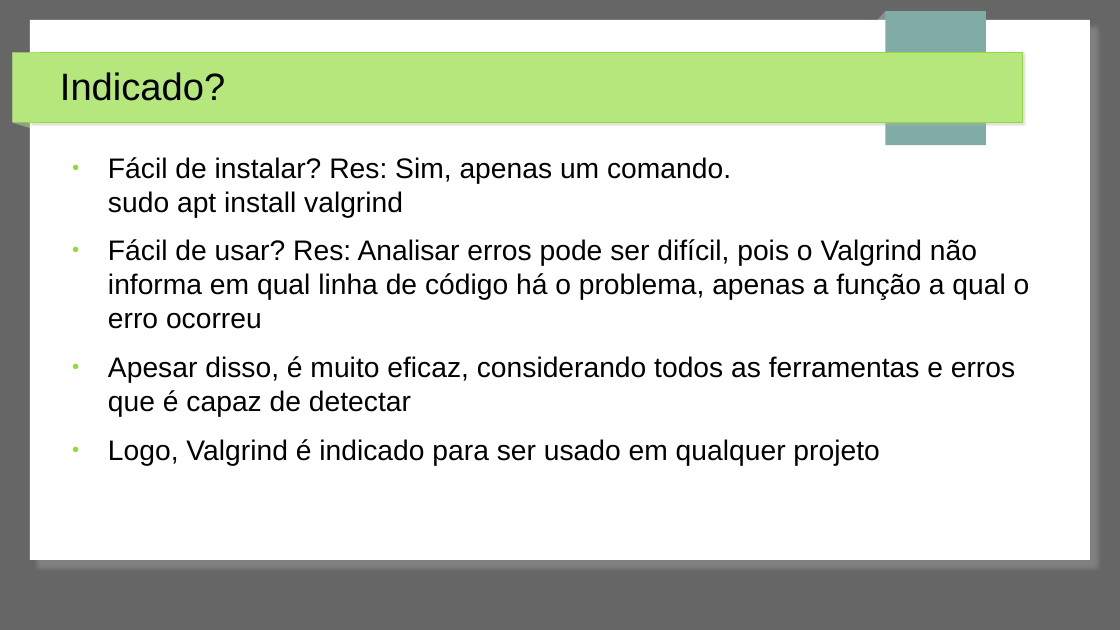
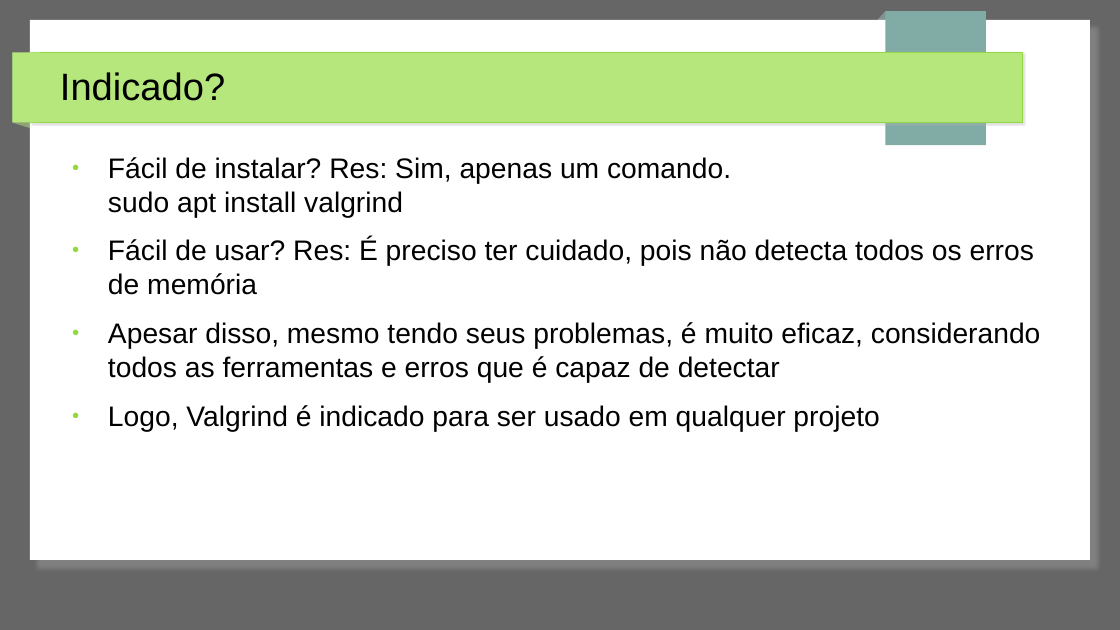
Before and after one commit to jpantonow/SB-T1-ANALISADORES, a slide deck: slide 39 of Slides.odp (slide 36 before the commit). Drawn at 1120x630 pixels with LibreOffice and Linux fonts; fonts in the diff are those of the drawing. Boxes give left, top, right and bottom in pixels: in the first picture for what was removed or moved away, otherwise in the second. Text is boxed around its words. In the diff, an @@ line names an element or a change of style, - is before the commit and + after.

Commit message:
problemas valgrind

```diff
--- a/Slides.odp
+++ b/Slides.odp
@@ text at [108, 238, 1041, 383]: text changed @@
-● Fácil de usar? Res: Analisar erros pode ser difícil, pois o Valgrind não informa em qual linha de código há o problema, apenas a função a qual o erro ocorreu
-● Apesar disso, é muito eficaz, considerando todos as ferramentas e erros que é capaz de detectar
+● Fácil de usar? Res: É preciso ter cuidado, pois não detecta todos os erros de memória
+● Apesar disso, mesmo tendo seus problemas, é muito eficaz, considerando todos as ferramentas e erros que é capaz de detectar
```
Also in this commit, not shown: 3 slides added.
